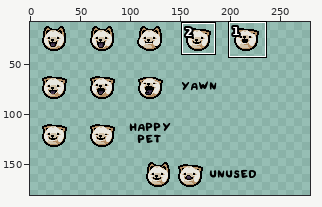
Sprite sheet: resources/gfx/familiar/familiar_olga_head.png. Above: a wide view before the commit, with the close-up outlined.
Close-up. First the earlier version:
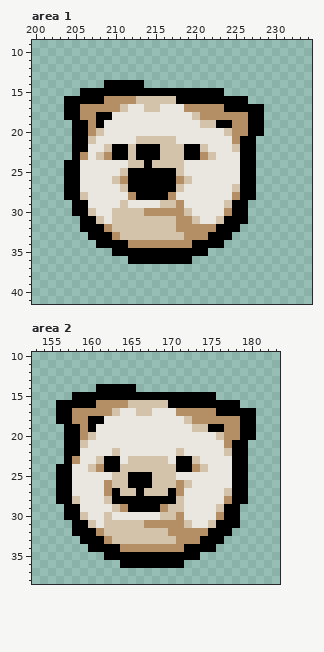
The file is 240x192 pixels. Pixels under 10% opacity are left out. Colours within 5 levels of each other are drawn and written as one. Shown: area 1: x 200..234, y 9..41; area 2: x 153..183, y 10..38. The old version is drawn lined up with the new one, on the new canvas. The wide view leaves out empty margins. The commit also changed other parts of the picture, which this record leaves out.
After:
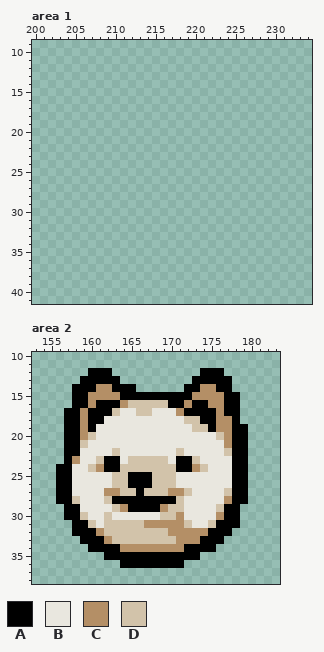
Palette (. is transparent): A #000000  B #e9e7df  C #b48f66  D #d2c3aa
From old to new:
canvas 240x192 -> 360x240
--- area 1
@@ x 200..234 @@
 13 ...................................
-14 .........AAAAA.....................
-15 ......AAAAAAAAAAAAAAAAAA...........
-16 ....AAAAACCCCDDDDDAAAAAAAAA........
-17 ....AACCCCCDBBDDBBBCCCCCAAAAA......
-18 ....AACCAABBBBBBBBBBDCCCCCCAA......
-19 .....AACABBBBBBBBBBBBDDAACCAA......
-20 .....AACDBBBBBBBBBBBBBBBDCCAA......
-21 .....AADBBBBBDDDDDBBBBBBBCAA.......
-22 .....AABBDAADAAADDDAADBBBDAA.......
-23 .....ACBDCAADAAADDDAACDBBBAA.......
-24 ....AABBBBBBDDADDDDBBBBBBBAA.......
-25 ....AABBBBBDAAAAAADBBBBBBBAA.......
-26 ....AABBBBDCAAAAAACDBBBBBBAA.......
-27 ....AABBBBBDAAAAAADBBBBBBDAA.......
-28 ....AADBBBBBCAAAACBBBBBBBCAA.......
-29 .....AABBBBDBBBBDDCBBBBBDAA........
-30 .....AADBBDDDDCCCCCDBBBBCAA........
-31 ......AADBDDDDDDDDCCDBBDAAA........
-32 ......AAACDDDDDDDDCCCCCAAA.........
-33 .......AAACDDDDDDDDCCCAAA..........
-34 ........AAAACCCCCCCCAAAA...........
-35 ..........AAAAAAAAAAAA.............
-36 ............AAAAAAAA...............
+14 ...................................
+15 ...................................
+16 ...................................
+17 ...................................
+18 ...................................
+19 ...................................
+20 ...................................
+21 ...................................
+22 ...................................
+23 ...................................
+24 ...................................
+25 ...................................
+26 ...................................
+27 ...................................
+28 ...................................
+29 ...................................
+30 ...................................
+31 ...................................
+32 ...................................
+33 ...................................
+34 ...................................
+35 ...................................
+36 ...................................
 37 ...................................
--- area 2
@@ x 153..183 @@
 11 ...............................
-12 ...............................
-13 ...............................
-14 ........AAAAA..................
-15 .....AAAAAAAAAAAAAAAAAA........
-16 ...AAAAACCCCDDDDDAAAAAAAAA.....
-17 ...AACCCCCDBBDDBBBCCCCCAAAAA...
-18 ...AACCAABBBBBBBBBBDCCCCCCAA...
-19 ....AACABBBBBBBBBBBBDDAACCAA...
-20 ....AACDBBBBBBBBBBBBBBBDCCAA...
+12 .......AAA...........AAA.......
+13 ......AAAAA.........AAAAA......
+14 .....AAACCAAA......AACCAA......
+15 .....AACCCCAAAAAAAAACCCCAA.....
+16 .....AACAAACDDDDDAACAACCAA.....
+17 ....AACAAADBBDDBBBCAAAACAA.....
+18 ....AACAABBBBBBBBBBDDAACCA.....
+19 ....AACABBBBBBBBBBBBDDACCAA....
+20 ....AACDBBBBBBBBBBBBBBBDCAA....
 21 ....AADBBBBBBBBBBBBBBBBBCAA....
@@ x 160..174 @@
 25 BBBDDAAADDDBBBB
-26 BBCDDAAADDDCDBB
-27 BBCADDADDDACBBB
+26 BBBDDAAADDDBBBB
+27 BBCCDDADDDCCDBB
 28 BBDAAAAAAAADBBB
Boxes around the changes in both close-ups, in picture pixels (x1, y1, x2, y2):
erased: (64, 80, 264, 264)
changed: (56, 368, 120, 424)
changed: (184, 368, 256, 440)
changed: (104, 480, 120, 496)
changed: (168, 480, 192, 496)
